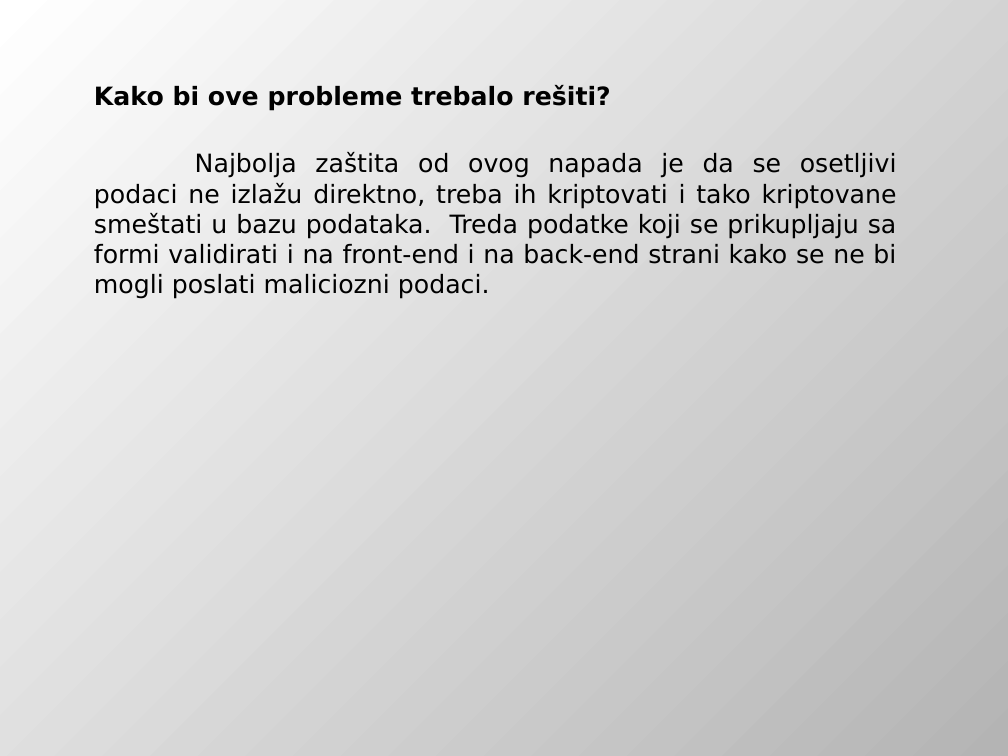
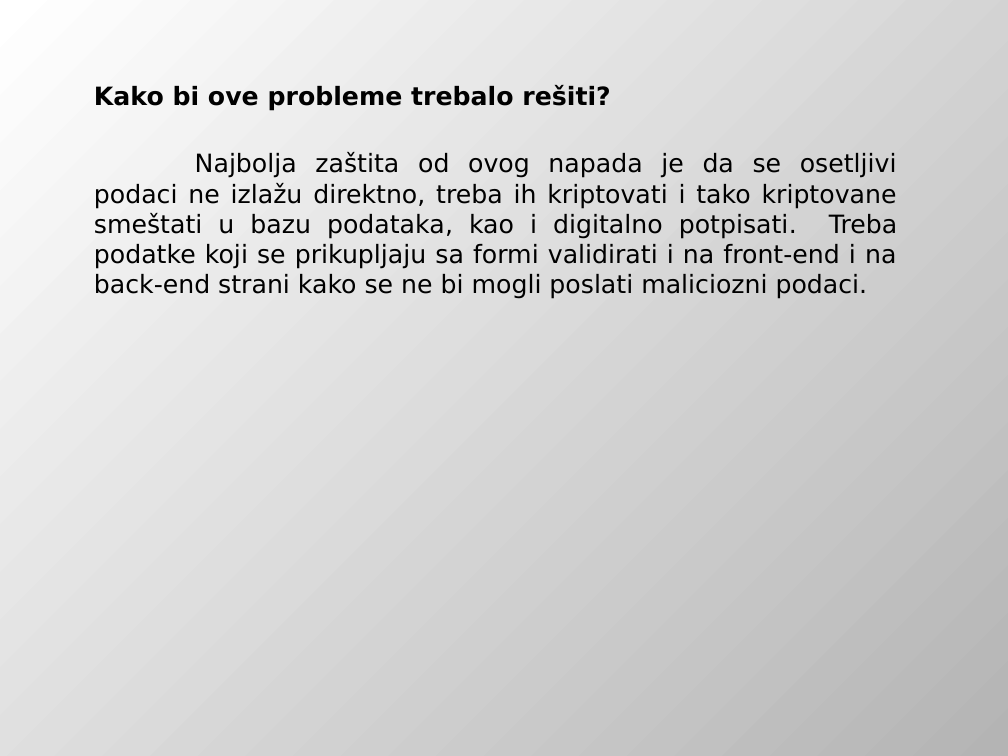
Before and after one commit to DejanUrosevic/XML-Projekat, a slide deck: slide 40 of Model Pretnji.pptx. Drawn at 1008x756 pixels with LibreOffice and Linux fonts; fonts in the diff are those of the drawing. Boxes give left, top, right and bottom in pixels: in the first picture for what was removed or moved away, otherwise in the second. Text is boxed around its words. In the diff, an @@ line names an element or a change of style, - is before the commit and + after.

```diff
--- a/Model Pretnji.pptx
+++ b/Model Pretnji.pptx
@@ text at box(94, 152, 897, 299): text changed @@
-Najbolja zaštita od ovog napada je da se osetljivi podaci ne izlažu direktno, treba ih kriptovati i tako kriptovane smeštati u bazu podataka. Treda podatke koji se prikupljaju sa formi validirati i na front-end i na back-end strani kako se ne bi mogli poslati maliciozni podaci.
+Najbolja zaštita od ovog napada je da se osetljivi podaci ne izlažu direktno, treba ih kriptovati i tako kriptovane smeštati u bazu podataka, kao i digitalno potpisati. Treba podatke koji se prikupljaju sa formi validirati i na front-end i na back-end strani kako se ne bi mogli poslati maliciozni podaci.
```
Also in this commit, not shown: 10 other slides changed, 1 slide added, 2 other files.
